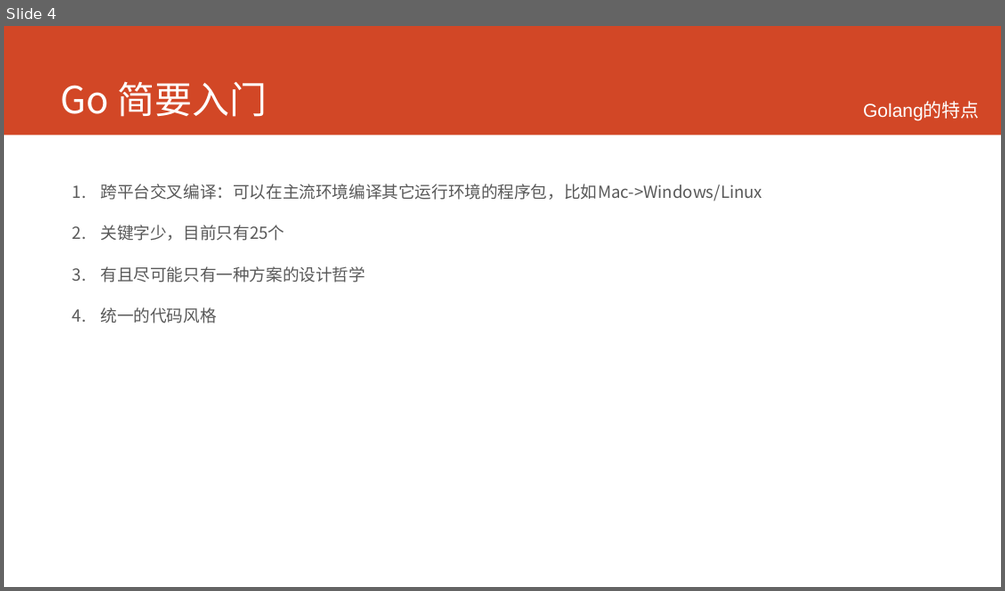
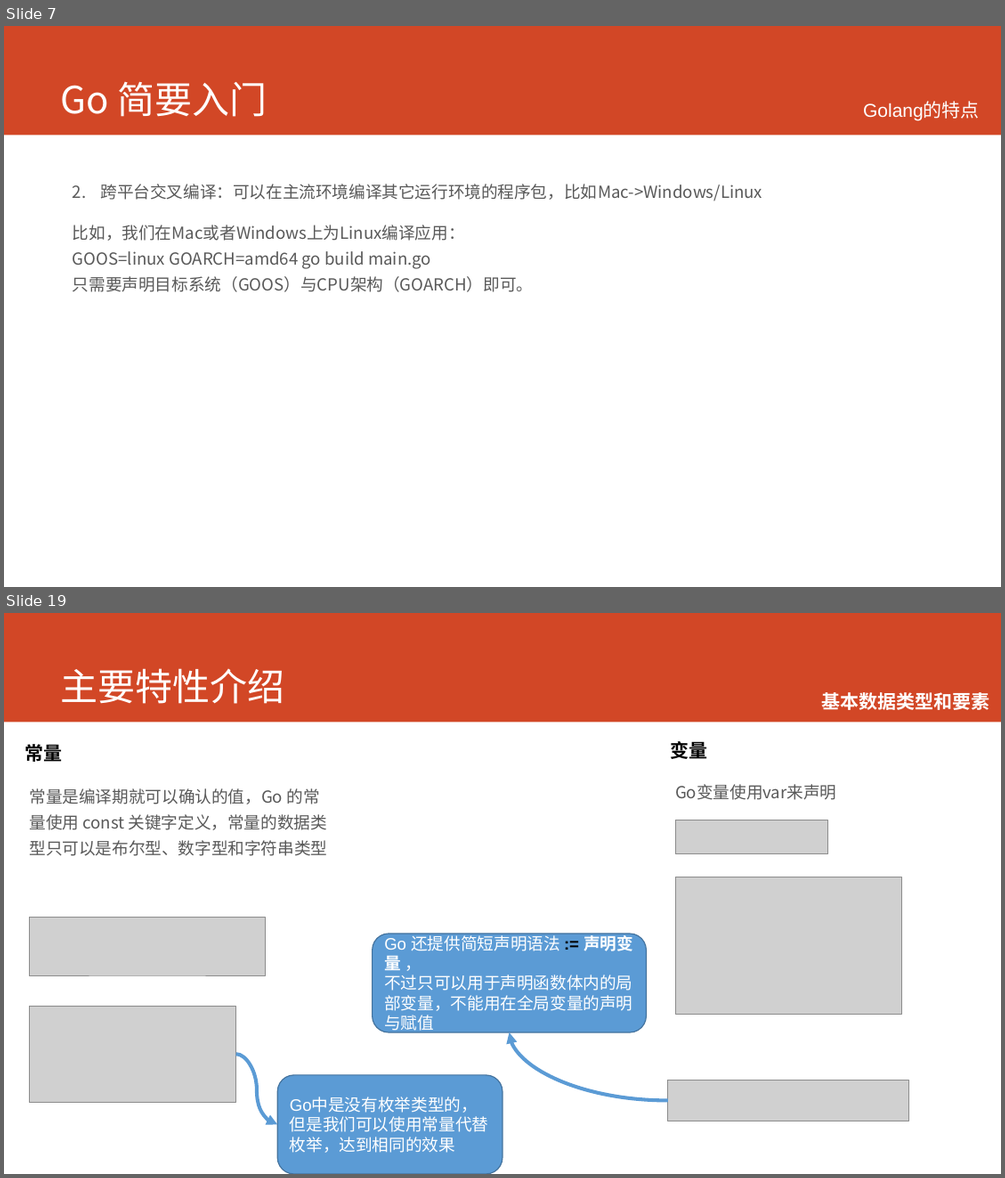
Before and after one commit to printfcoder/printfcoder, a slide deck: course/course-for-emc.pptx. Shown one above the other, each under a label of ours: slide 4 before the commit, slides 7 and 19 after it; the slides between them are not shown. The pictures are 1005x591 and 1005x1178 pixels, drawn with LibreOffice and Linux fonts; fonts in the diff are those of the drawing; grey boxes stand for pictures. Boxes give left, top, right and bottom in pixels: in the first picture for what was removed or moved away, otherwise in the second. Text is boxed around its words. In the diff, an @@ line names an element or a change of style, - is before the commit and + after.

```diff
--- a/course/course-for-emc.pptx
+++ b/course/course-for-emc.pptx
@@ slide 19 added at (4,613,1001,1174), background #FFFFFF; not listed: 1 template element that a slide beside it also shows @@
@@ title added at (61,668,285,704), 36 pt, text #FFFFFF @@
+主要特性介绍
@@ text added at (822,692,990,710), 18 pt, text #FFFFFF, bold @@
+  基本数据类型和要素
@@ text added at (24,742,62,765), 18 pt, text #000000, bold @@
+常量
@@ text added at (671,738,708,762), 18 pt, text #000000, bold @@
+变量
@@ text added at (29,788,327,856), 16 pt, text #595959 @@
+常量是编译期就可以确认的值，Go 的常量使用 const 关键字定义，常量的数据类型只可以是布尔型、数字型和字符串类型
@@ text added at (675,784,836,800), 16 pt, text #595959 @@
+Go变量使用var来声明
@@ picture added at (676,819,828,854) @@
@@ picture added at (676,877,902,1013) @@
@@ picture added at (30,917,265,976) @@
@@ rounded rectangle added at (372,933,646,1032), fill #5B9BD5, outline #43739E 1 pt, 16 pt, text #FFFFFF @@
+Go 还提供简短声明语法 := 声明变量 ，
+不过只可以用于声明函数体内的局部变量，不能用在全局变量的声明与赋值
@@ picture added at (30,1005,235,1102) @@
@@ curved arrow added from (668, 1101) to (510, 1032), #5B9BD5 3.5 pt @@
@@ curved arrow added from (235, 1054) to (278, 1125), #5B9BD5 3.5 pt @@
@@ rounded rectangle added at (278,1075,502,1174), fill #5B9BD5, outline #43739E 1 pt, 16 pt, text #FFFFFF @@
+Go中是没有枚举类型的，但是我们可以使用常量代替枚举，达到相同的效果
@@ picture added at (668,1080,909,1121) @@
@@ what was slide 4 is now slide 7 @@
@@ slide 7 changed as well @@
@@ text at (73,224,533,292): text changed @@
-2. 关键字少，目前只有25个
-3. 有且尽可能只有一种方案的设计哲学
-4. 统一的代码风格
+比如，我们在Mac或者Windows上为Linux编译应用：
+GOOS=linux GOARCH=amd64 go build main.go
+只需要声明目标系统（GOOS）与CPU架构（GOARCH）即可。
```
Also in this commit, not shown: 2 other slides changed, 31 other slides added, 1 slide removed, 12 other files.
